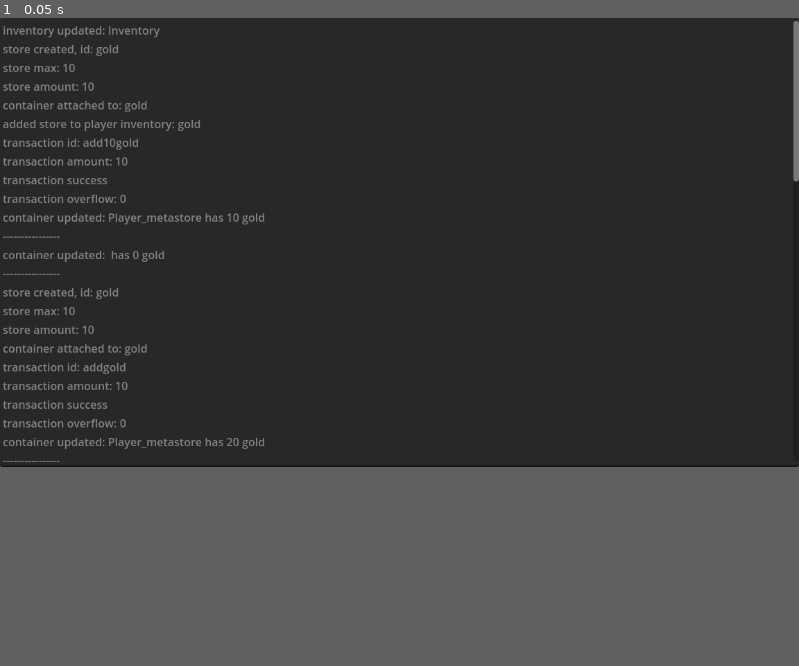
Above: before the commit, frame 1.
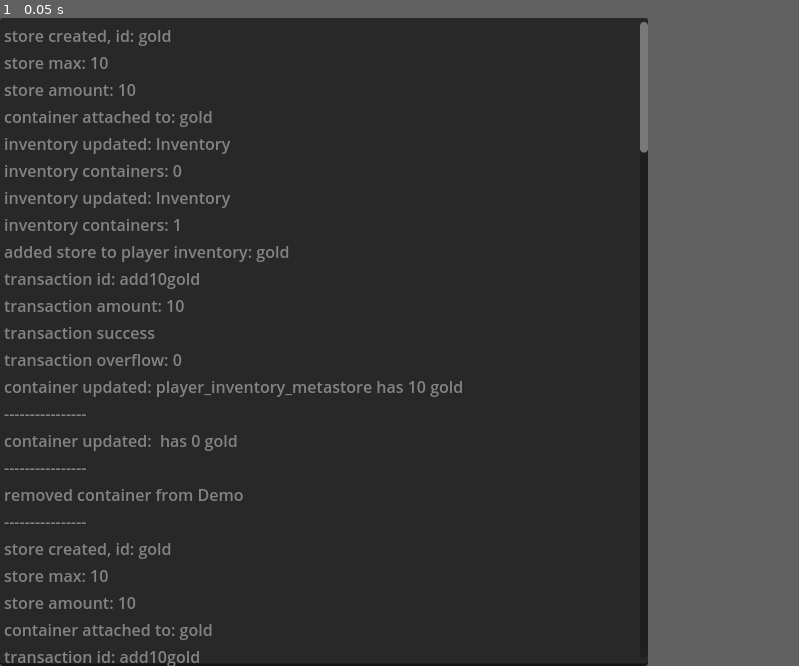
Above: after the commit, the same moment.

Repository: loteque/Godot-RMS
Game: Godot game, scene res://container_transaction_demo/demo.tscn
The game is run twice, just before and just after one commit, with the same random seed, the same clock (stepped at 60 frames per second) and the same inputs. The project has no main scene, so this scene is started directly.
Inputs:
- Up to frame 1 (0.05 s): no input
In our replay, the window is 799x449 before the commit and 648x648 after it. These sizes can differ from the game's own. Grey fills any space a smaller window leaves; there, only what the larger window draws over its background counts as a difference.

The runs differ from the first frame. In frame 1, 5.7% of the frame differs, in the area x 0-100%, y 0-100%.

Commit message:
connect all signals, add tests, update demo.

Diff:
--- a/Inventory.gd
+++ b/Inventory.gd
@@ -12,32 +12,98 @@
 signal removed_store(store: Store)
 signal rejected_store(rejected_status)
 
-func create_metastore():
+
+func create_metastore(
+    id,
+    metastore_index,
+    metastore_parent_id
+):
     _metastore = Metastore.new(
-        str(player.get_name()) + "_metastore",
+        id,
         0,
-        10,
-        0,
-        100
+        max_containers,
+        metastore_index,
+        container_size_limit,
+        metastore_parent_id
     )
     inventory_updated.emit(self)
+
 
 func get_metastore():
     if !_metastore:
         return
     return _metastore
 
-func add_store(store, idx):
-    if _metastore.get_stores().size() >= max_containers:
+
+func add_store(store):
+
+    var metastore_size = _metastore.get_stores().size()
+    var store_in_inventory = (
+        _metastore
+        .get_store_by_name(
+            store.get_id()
+        )
+    )
+    #TODO: these should be refactored to methods on their respective objects
+    #-->
+    var inventory_full = func():
+        return _metastore.state == Metastore.STATE.full
+
+    var store_message = func(target_store):
+        if target_store:
+            return (
+                str(target_store.get_id())
+                + " has "
+                + str(_metastore.get_amount())
+                + " space available."
+            )
+    #<--
+
+    if metastore_size == max_containers:
+
+        _metastore.state = Metastore.STATE.full
+
+    if (inventory_full.call()):
+        var new_store_message = (
+            store_message.call(store_in_inventory)
+        )
+        rejected_store.emit(
+            str(_metastore.get_id())
+            + " max stores reached \n"
+            + "inventory store: "
+            + str(new_store_message)
+
+        )
         return
 
-    _metastore.add_store(store, idx)
-    added_store.emit(store)
+    else:
+
+        _metastore.add_store(store)
+        inventory_updated.emit(self)
+        added_store.emit(store)
+
 
 func remove_store(store):
-    var selected = _metastore.get_store_by_name(store.get_id())
+
+    var metastore_size = _metastore.get_stores().size()
+
+    if (metastore_size > 0
+        and metastore_size < max_containers):
+
+        _metastore.state = Metastore.STATE.partial
+        _metastore.status = Metastore.STATUS.available
+
+    elif metastore_size == 0:
+
+        _metastore.state = Metastore.STATE.empty
+        _metastore.status = Metastore.STATUS.available
+
+    var selected = (
+        _metastore
+        .get_store_by_name(
+            store.get_id()
+        )
+    )
     removed_store.emit(selected)
     _metastore.remove_store(selected.get_id())
-
-func _ready():
-    create_metastore()
+    inventory_updated.emit(self)
--- a/ResourceContainer.gd
+++ b/ResourceContainer.gd
@@ -16,7 +16,7 @@
 
 signal created_store(container: Store)
 signal attached_store(attached_to: ResourceContainer)
-signal removed_store(removed_from: ResourceContainer)
+signal removed_resource_container(removed_from: Node)
 signal updated_store(
     id: String,
     amount: int,
@@ -70,50 +70,91 @@
 
     #TODO: #16 ResourceContainer::send_update_to_inventory() should push_info exit_status in debug builds and editor mode
     var exit_status: Transaction.ExitStatus
-    var reciever_store = target_inventory.get_metastore().get_store_by_name(
-        store.get_id()
+    var reciever_store = (
+        target_inventory
+        .get_metastore()
+        .get_store_by_name(
+            store.get_id()
+        )
     )
+
+    var metastore_status = (
+        target_inventory
+        .get_metastore()
+        .get_status()
+    )
+    var metastore_store_max_size = (
+        target_inventory
+        .get_metastore()
+        .get_store_max_size()
+    )
+    var metastore_last_index = (
+        target_inventory
+        .get_metastore()
+        .get_stores()
+        .size()
+    )
+    var new_metastore_index = metastore_last_index + 1
+
+    var store_id = store.get_id()
+    var transaction_amount = store.get_amount()
+    var transaction_id = (
+        "add"
+        + str(transaction_amount)
+        + str(store_id)
+    )
+    var metastore_id = (
+        target_inventory
+        .get_metastore()
+        .get_id()
+    )
+    var new_store = Store.new(
+        store_id,
+        0,
+        metastore_last_index,
+        metastore_store_max_size,
+        true,
+        metastore_id,
+        new_metastore_index,
+    )
+
+    if metastore_status == Metastore.STATUS.unavailable:
+
+        exit_status = Transaction.ExitStatus.new()
+        exit_status.set_status(Transaction.ERROR.reciver_unavailable, 0)
+
+        return exit_status
 
     if reciever_store:
 
         var transaction = Transaction.new(
             store,
             reciever_store,
-            "add" + store.get_id(),
-            store.get_amount()
+            transaction_id,
+            transaction_amount
         )
-
         exit_status = _execute_transaction(transaction)
 
     else:
-        var new_store = Store.new(
-            store.get_id(),
-            0,
-            0,
-            target_inventory.get_metastore().get_store_max_size(),
-            true,
-            target_inventory.get_metastore().get_id(),
-            0,
-        )
 
         target_inventory.add_store(
             new_store,
-            0
         )
 
         var transaction = Transaction.new(
             store,
             new_store,
-            "add" + str(store.get_amount()) + store.get_id(),
-            store.get_amount()
+            transaction_id,
+            transaction_amount
         )
-
         exit_status = _execute_transaction(transaction)
 
+
     if store.is_depleted():
-        removed_store.emit(self)
+        removed_resource_container.emit(get_parent())
         queue_free()
 
 
 func _ready():
     create_store()
+    parent = get_parent()
--- a/container_transaction_demo/demo.gd
+++ b/container_transaction_demo/demo.gd
@@ -1,14 +1,14 @@
 extends Node
     #todo: #17 finish testing all signal scenarios in demo
 @export var gold: ResourceContainer
-var player_inventory: Inventory
-
-var output: TextEdit
+@export var player_inventory: Inventory
+@export var output: TextEdit
+
 var result: String = ""
 
 func _ready():
     output = get_node("UI/Output")
-
+    player_inventory.create_metastore("player_inventory_metastore", 0, "")
     gold.send_update_to_inventory(player_inventory)
 
     var new_gold = ResourceContainer.new()
@@ -20,94 +20,57 @@
     new_gold.connect("attached_store", _on_resource_container_attached_store)
     new_gold.connect("transaction_executed", _on_resource_container_transaction_executed)
     new_gold.connect("updated_store", _on_resource_container_updated_store)
-    new_gold.connect("removed_store", _on_resource_container_removed_store)
+    new_gold.connect("removed_resource_container", _on_removed_resource_container)
     add_child(new_gold)
     new_gold.send_update_to_inventory(player_inventory)
 
-    gold = ResourceContainer.new()
-    gold.id = "gold"
-    gold.min_amount = 0
-    gold.max_amount = 10
-    gold.amount = 10
-    gold.connect("created_store", _on_resource_container_created_store)
-    gold.connect("attached_store", _on_resource_container_attached_store)
-    gold.connect("transaction_executed", _on_resource_container_transaction_executed)
-    gold.connect("updated_store", _on_resource_container_updated_store)
-    gold.connect("removed_store", _on_resource_container_removed_store)
-    add_child(gold)
-    gold.send_update_to_inventory(player_inventory)
-
-    var gold_110 = gold.duplicate()
-    gold_110.max_amount = 110
-    gold_110.amount = 110
-    add_child(gold_110)
-    gold_110.connect("created_store", _on_resource_container_created_store)
-    gold_110.connect("attached_store", _on_resource_container_attached_store)
-    gold_110.connect("transaction_executed", _on_resource_container_transaction_executed)
-    gold_110.connect("updated_store", _on_resource_container_updated_store)
-    gold_110.connect("removed_store", _on_resource_container_removed_store)
+    var create_resource = func(id: String, amount: int):
+        var resource = ResourceContainer.new()
+        resource.id = id
+        resource.min_amount = 0
+        resource.max_amount = amount
+        resource.amount = amount
+        resource.connect("created_store", _on_resource_container_created_store)
+        resource.connect("attached_store", _on_resource_container_attached_store)
+        resource.connect("transaction_executed", _on_resource_container_transaction_executed)
+        resource.connect("updated_store", _on_resource_container_updated_store)
+        resource.connect("removed_resource_container", _on_removed_resource_container)
+        add_child(resource)
+        return resource
+
+    gold = create_resource.call("gold", 10)
+    gold.send_update_to_inventory(player_inventory)
+
+    var gold_110 = create_resource.call("gold_110", 110)
     gold_110.send_update_to_inventory(player_inventory)
 
-    gold = ResourceContainer.new()
-    gold.id = "gold"
-    gold.max_amount = 110
-    gold.amount = 110
-    add_child(gold)
-    gold.connect("created_store", _on_resource_container_created_store)
-    gold.connect("attached_store", _on_resource_container_attached_store)
-    gold.connect("transaction_executed", _on_resource_container_transaction_executed)
-    gold.connect("updated_store", _on_resource_container_updated_store)
-    gold.connect("removed_store", _on_resource_container_removed_store)
-    gold.send_update_to_inventory(player_inventory)
-
-    player_inventory.remove_store(player_inventory.get_metastore().get_store_by_name("gold"))
-
-    gold = ResourceContainer.new()
-    gold.id = "gold"
-    gold.max_amount = 110
-    gold.amount = 110
-    add_child(gold)
-    gold.connect("created_store", _on_resource_container_created_store)
-    gold.connect("attached_store", _on_resource_container_attached_store)
-    gold.connect("transaction_executed", _on_resource_container_transaction_executed)
-    gold.connect("updated_store", _on_resource_container_updated_store)
-    gold.connect("removed_store", _on_resource_container_removed_store)
-    gold.send_update_to_inventory(player_inventory)
-
-func _on_resource_container_created_store(store):
-    result = result + "store created, id: " + str(store.get_id()) + "\n"
-    result = result + "store max: " + str(store.get_max_amount()) + "\n"
-    result = result + "store amount: " + str(store.get_amount()) + "\n"
-
-
-func _on_resource_container_attached_store(attached_to):
-    result = result + "container attached to: " + str(attached_to.id) + "\n"
-
-func _on_inventory_updated(inventory):
-    player_inventory = inventory
-    result = result + "inventory updated: " + str(inventory.name) + "\n"
+    create_resource.call("gold", 10)
+    gold.send_update_to_inventory(player_inventory)
+
+    gold = create_resource.call("gold", 110)
+    gold.send_update_to_inventory(player_inventory)
+
+    var water = create_resource.call("water", 10)
+    water.send_update_to_inventory(player_inventory)
+
+    player_inventory.remove_store(
+        player_inventory
+        .get_metastore()
+        .get_store_by_name("gold")
+    )
+
+    water.send_update_to_inventory(player_inventory)
+
+    output.text = result
 
 func _on_inventory_added_store(store):
-    result = result + "added store to player inventory: " + str(store.get_id()) + "\n"
-
-func _on_resource_container_transaction_executed(transaction, exit_status):
-    result = result + "transaction id: " + str(transaction.get_id()) + "\n"
-    result = result + "transaction amount: " + str(transaction.get_rate()) + "\n"
-
-    if exit_status.get_error() == transaction.ERROR.success:
-        result = result + "transaction success\n"
-        result = result + "transaction overflow: " + str(exit_status.get_overflow()) + "\n"
-        transaction.get_sender().add(exit_status.get_overflow())
-    else:
-        result = result + "transaction failed with error code: " + str(exit_status.get_error()) + "\n"
-
-func _on_resource_container_updated_store(id:String, amount:int, inventory_id):
-    result = result + "container updated: " + str(inventory_id) + " has " + str(amount) + " " + str(id) + "\n"
-    result = result + "---------------- \n"
-    output.text = result
-
-func _on_resource_container_removed_store(removed_from:ResourceContainer):
-    result = result + "removed container from " + str(removed_from) + "\n"
+    result = (
+        result
+        + "added store to player inventory: "
+        + str(store.get_id())
+        + "\n"
+    )
+
 
 func _on_inventory_removed_store(store: Store):
     result = (
@@ -118,3 +81,121 @@
         + str(player_inventory.get_metastore().get_id())
         + "\n"
     )
+
+
+func _on_inventory_updated(inventory):
+    player_inventory = inventory
+    result = (
+        result
+        + "inventory updated: "
+        + str(inventory.name)
+        + "\n"
+    )
+    result = (
+        result
+        + "inventory containers: "
+        + str(
+            inventory
+            .get_metastore()
+            .get_stores()
+            .size()
+        )
+        + "\n"
+    )
+
+
+func _on_inventory_rejected_store(rejected_status):
+    result = (
+        result
+        + "store rejected: "
+        + str(rejected_status)
+        + "\n"
+    )
+
+
+func _on_resource_container_created_store(store):
+    result = (
+        result
+        + "store created, id: "
+        + str(store.get_id())
+        + "\n"
+    )
+    result = (
+        result
+        + "store max: "
+        + str(store.get_max_amount())
+        + "\n"
+    )
+    result = (
+        result
+        + "store amount: "
+        + str(store.get_amount())
+        + "\n"
+    )
+
+
+func _on_resource_container_attached_store(attached_to):
+    result = (
+        result
+        + "container attached to: "
+        + str(attached_to.id)
+        + "\n"
+    )
+
+
+func _on_resource_container_transaction_executed(transaction, exit_status):
+    result = (
+        result
+        + "transaction id: "
+        + str(transaction.get_id())
+        + "\n"
+    )
+    result = (
+        result
+        + "transaction amount: "
+        + str(transaction.get_rate())
+        + "\n"
+    )
+
+    if exit_status.get_error() == transaction.ERROR.success:
+        result = (
+            result
+            + "transaction success\n"
+        )
+        result = (
+            result
+            + "transaction overflow: "
+            + str(exit_status.get_overflow())
+            + "\n"
+        )
+        transaction.get_sender().add(exit_status.get_overflow())
+    else:
+        result = (
+            result
+            + "transaction failed; error code: "
+            + str(exit_status.get_error())
+            + "\n"
+        )
+
+
+func _on_resource_container_updated_store(id:String, amount:int, inventory_id):
+    result = (
+        result
+        + "container updated: "
+        + str(inventory_id)
+        + " has "
+        + str(amount)
+        + " " + str(id)
+        + "\n"
+    )
+    result = result + "----------------\n"
+    output.text = result
+
+
+func _on_removed_resource_container(removed_from:Node):
+    result = (
+        result
+        + "removed container from "
+        + str(removed_from.name)
+        + "\n----------------\n"
+    )
--- a/container_transaction_demo/demo.tscn
+++ b/container_transaction_demo/demo.tscn
@@ -4,9 +4,11 @@
 [ext_resource type="Script" path="res://Inventory.gd" id="2_spxh6"]
 [ext_resource type="Script" path="res://ResourceContainer.gd" id="3_a6oby"]
 
-[node name="Demo" type="Node" node_paths=PackedStringArray("gold")]
+[node name="Demo" type="Node" node_paths=PackedStringArray("gold", "player_inventory", "output")]
 script = ExtResource("1_3h6ee")
 gold = NodePath("Gold")
+player_inventory = NodePath("Player/Inventory")
+output = NodePath("UI/Output")
 
 [node name="Player" type="Node" parent="."]
 
@@ -14,7 +16,7 @@
 script = ExtResource("2_spxh6")
 player = NodePath("..")
 container_size_limit = 100
-max_containers = 2
+max_containers = 1
 
 [node name="Gold" type="Node" parent="."]
 script = ExtResource("3_a6oby")
@@ -34,8 +36,10 @@
 
 [connection signal="added_store" from="Player/Inventory" to="." method="_on_inventory_added_store"]
 [connection signal="inventory_updated" from="Player/Inventory" to="." method="_on_inventory_updated"]
+[connection signal="rejected_store" from="Player/Inventory" to="." method="_on_inventory_rejected_store"]
 [connection signal="removed_store" from="Player/Inventory" to="." method="_on_inventory_removed_store"]
 [connection signal="attached_store" from="Gold" to="." method="_on_resource_container_attached_store"]
 [connection signal="created_store" from="Gold" to="." method="_on_resource_container_created_store"]
+[connection signal="removed_resource_container" from="Gold" to="." method="_on_removed_resource_container"]
 [connection signal="transaction_executed" from="Gold" to="." method="_on_resource_container_transaction_executed"]
 [connection signal="updated_store" from="Gold" to="." method="_on_resource_container_updated_store"]
--- a/metastore.gd
+++ b/metastore.gd
@@ -47,15 +47,15 @@
 
     return selected
 
-func add_store(store: Store, metastore_index: int):
-        if _stores.size() >= _max_amount:
+func add_store(store: Store):
+        if _stores.size() == _max_amount:
             state = STATE.full
             return status
 
         if store._max_amount > _store_max_size:
             return REJECTED.storeTooLarge
 
-        _stores.insert(metastore_index, store)
+        _stores.append(store)
 
 func remove_store(store_id: String):
     var selected = get_store_by_name(store_id)
@@ -64,7 +64,7 @@
         return
 
     if selected:
-        _stores[selected.get_inventory_index()] = null
+        _stores.remove_at(selected.get_inventory_index())
 
 func _init(
     id: String,
--- a/project.godot
+++ b/project.godot
@@ -13,6 +13,10 @@
 config/name="Resource Management Lib"
 config/features=PackedStringArray("4.2", "GL Compatibility")
 config/icon="res://icon.svg"
+
+[display]
+
+window/size/viewport_width=648
 
 [input]
 
--- a/store.gd
+++ b/store.gd
@@ -82,7 +82,7 @@
         return
 
     var new_amount = _amount - rate
-    if new_amount <= 0:
+    if new_amount == 0:
         new_amount = 0
         state = STATE.empty
         status = STATUS.unavailable
@@ -93,6 +93,9 @@
     update_amount(new_amount)
 
 func add(rate):
+    if rate == 0 and _amount == 0:
+        return
+
     if state == STATE.full:
         status = STATUS.unavailable
         return
@@ -115,7 +118,7 @@
             amount: int,
             min_amount: int,
             max_amount: int,
-            is_depletable,
+            is_depletable: bool,
             metastore_id: String = "",
             metastore_index: int = 0
             ):
--- a/transaction.gd
+++ b/transaction.gd
@@ -48,11 +48,17 @@
 
     if _reciever.status == _reciever.STATUS.unavailable:
 
-        exit_status.set_status(ERROR.reciver_unavailable, 0)
+        exit_status.set_status(
+            ERROR.reciver_unavailable,
+            0
+        )
 
     if _sender.status == _sender.STATUS.unavailable:
 
-        exit_status.set_status(ERROR.sender_unavailabe, 0)
+        exit_status.set_status(
+            ERROR.sender_unavailabe,
+            0
+        )
 
     if _sender == _reciever:
 
@@ -65,13 +71,23 @@
             _sender.mode = _sender.MODE.sender
             _sender.subtract(_rate)
             _reciever.mode = _reciever.MODE.reciever
-            var overflow = _reciever.claculate_overflow(_rate)
+            var overflow = (
+                _reciever
+                .claculate_overflow(_rate)
+            )
             _reciever.add(_rate)
-            exit_status.set_status(ERROR.success, overflow)
+            exit_status.set_status(
+                ERROR.success,
+                overflow
+            )
 
     # TODO: #12 exit_status erros should only be returned in editormode and debug buiilds
     if exit_status.get_error() != ERROR.success:
-        push_warning("transaction.execute(), error code: " + str(exit_status.get_error()))
+        push_warning(
+            "transaction.execute(),
+            error code: "
+            + str(exit_status.get_error())
+        )
 
     return exit_status
 
